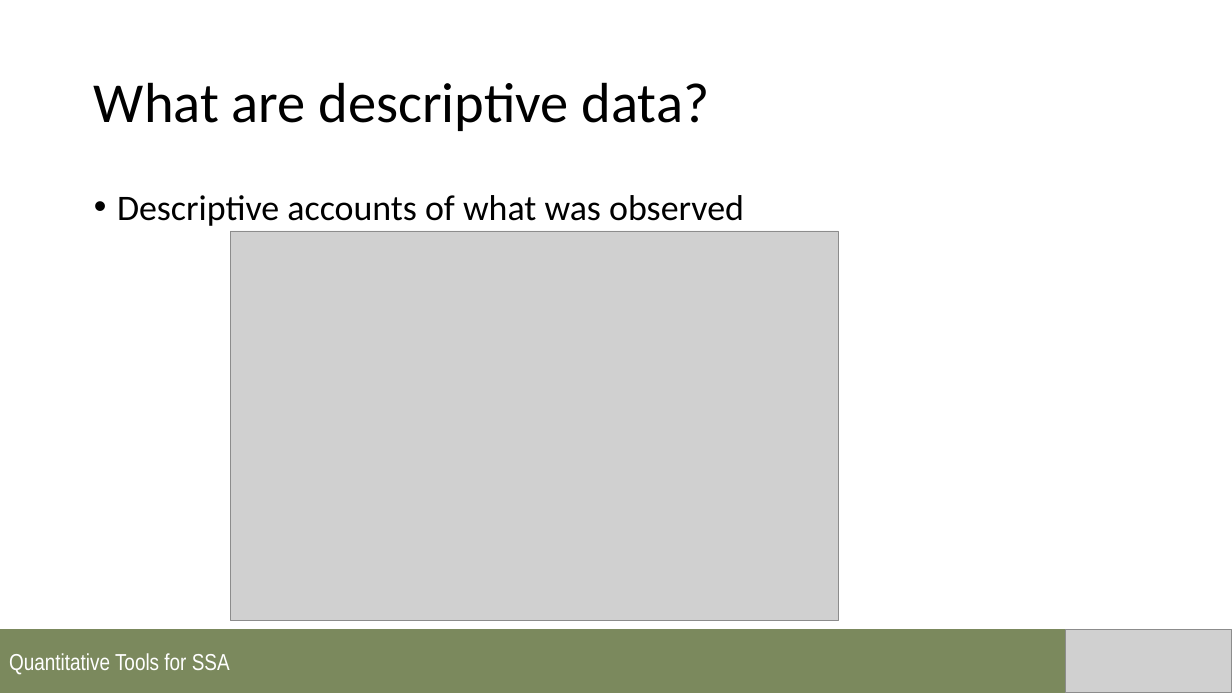
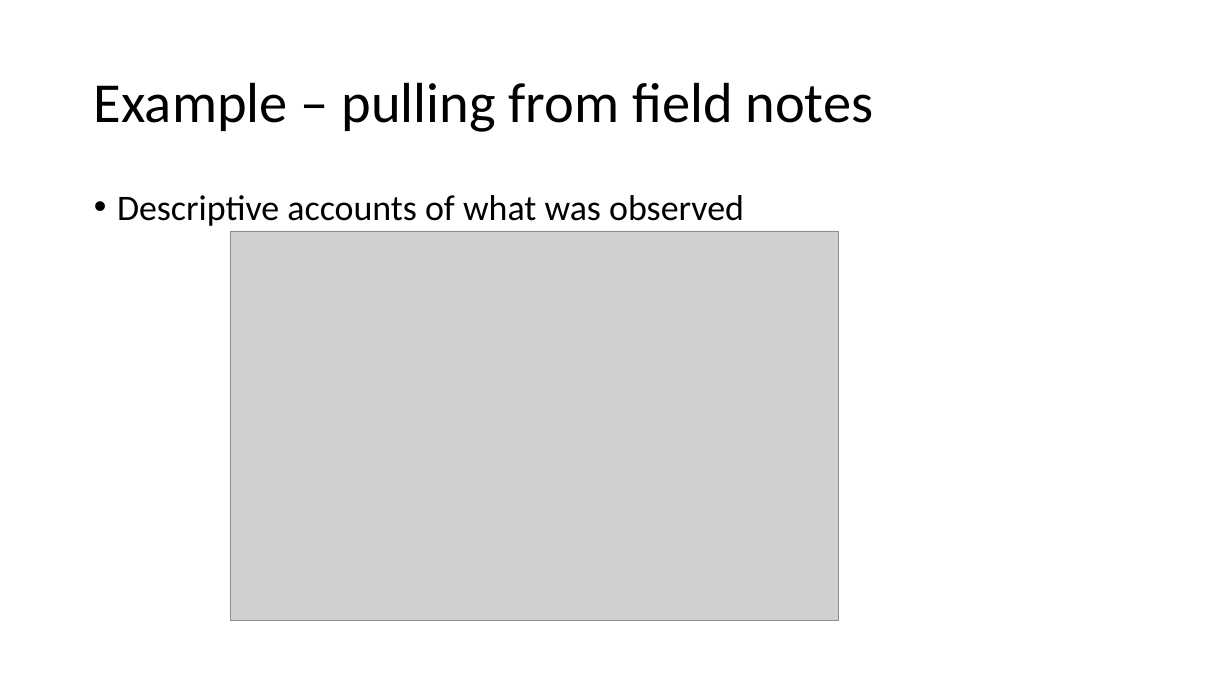
Before and after one commit to annamtucker/ssa-200, a slide deck: slide 6 of static/lectures/SSA_Lecture2_QualitativeData.pptx (slide 3 before the commit). Drawn at 1232x693 pixels with LibreOffice and Linux fonts; fonts in the diff are those of the drawing; grey boxes stand for pictures; background and template pictures are left out. Boxes give left, top, right and bottom in pixels: in the first picture for what was removed or moved away, otherwise in the second. Text is boxed around its words. In the diff, an @@ line names an element or a change of style, - is before the commit and + after.

```diff
--- a/static/lectures/SSA_Lecture2_QualitativeData.pptx
+++ b/static/lectures/SSA_Lecture2_QualitativeData.pptx
@@ title at (94,82,873,132): text changed @@
-What are descriptive data?
+Example – pulling from field notes
@@ rectangle removed at (0,629,1232,693) @@
-Quantitative Tools for SSA
@@ picture removed at (1067,629,1232,693) @@
```
Also in this commit, not shown: 12 other slides changed, 3 slides added, 2 other files.
